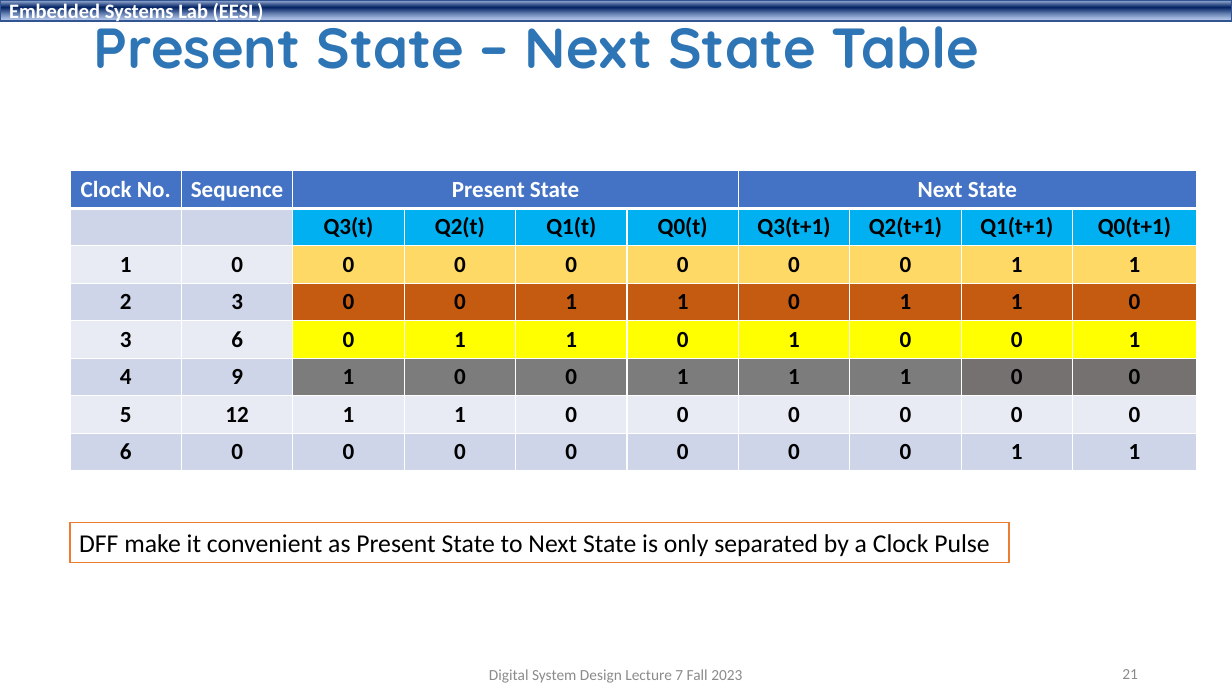
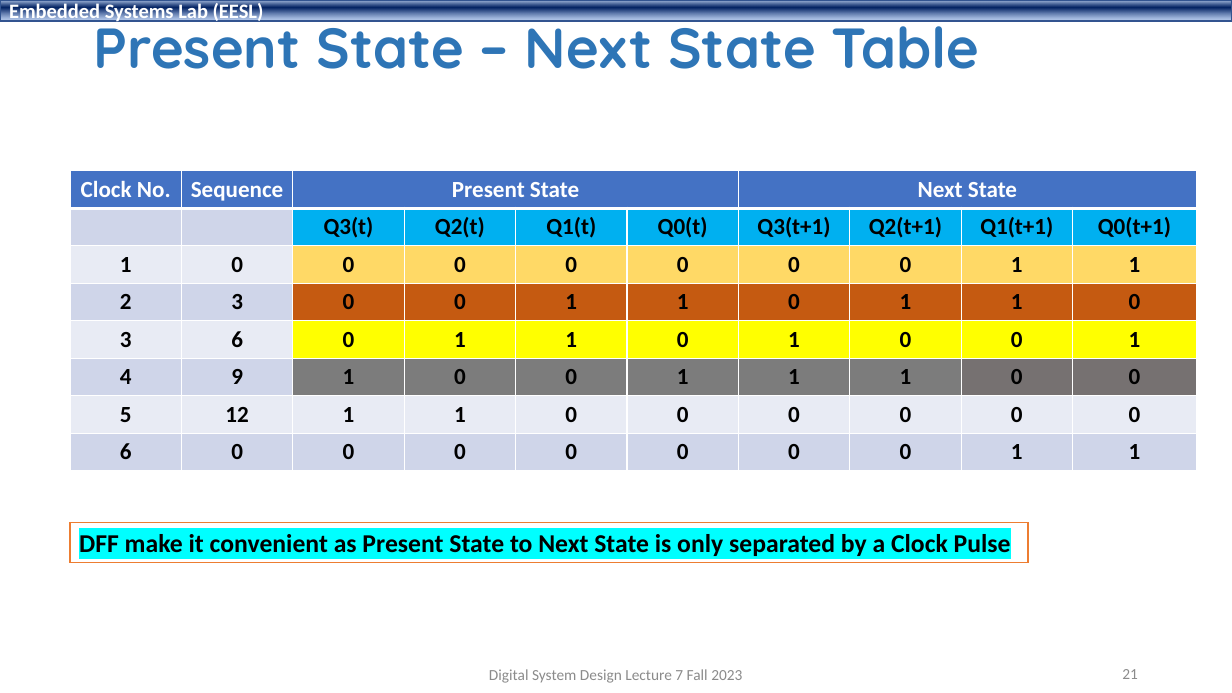
Before and after one commit to shahidmasud/shahidmasud.github.io, a slide deck: slide 21 of DSD_Lec7_Fall2023.ppsx. Drawn at 1232x693 pixels with LibreOffice and Linux fonts; fonts in the diff are those of the drawing; background and template pictures are left out. Boxes give left, top, right and bottom in pixels: in the first picture for what was removed or moved away, otherwise in the second. Text is boxed around its words. In the diff, an @@ line names an element or a change of style, - is before the commit and + after.

```diff
--- a/DSD_Lec7_Fall2023.ppsx
+++ b/DSD_Lec7_Fall2023.ppsx
@@ rectangle "DFF make it convenient as ...": place and size @@
-rectangle "DFF make it convenient as ..." at bbox=[70, 522, 1009, 563]
+rectangle "DFF make it convenient as ..." at bbox=[70, 522, 1029, 563]
@@ rectangle "DFF make it convenient as ..." at bbox=[70, 522, 1029, 563]: highlight none to #00FFFF, bold on @@
```
Also in this commit, not shown: 9 other slides changed, 1 other file.
